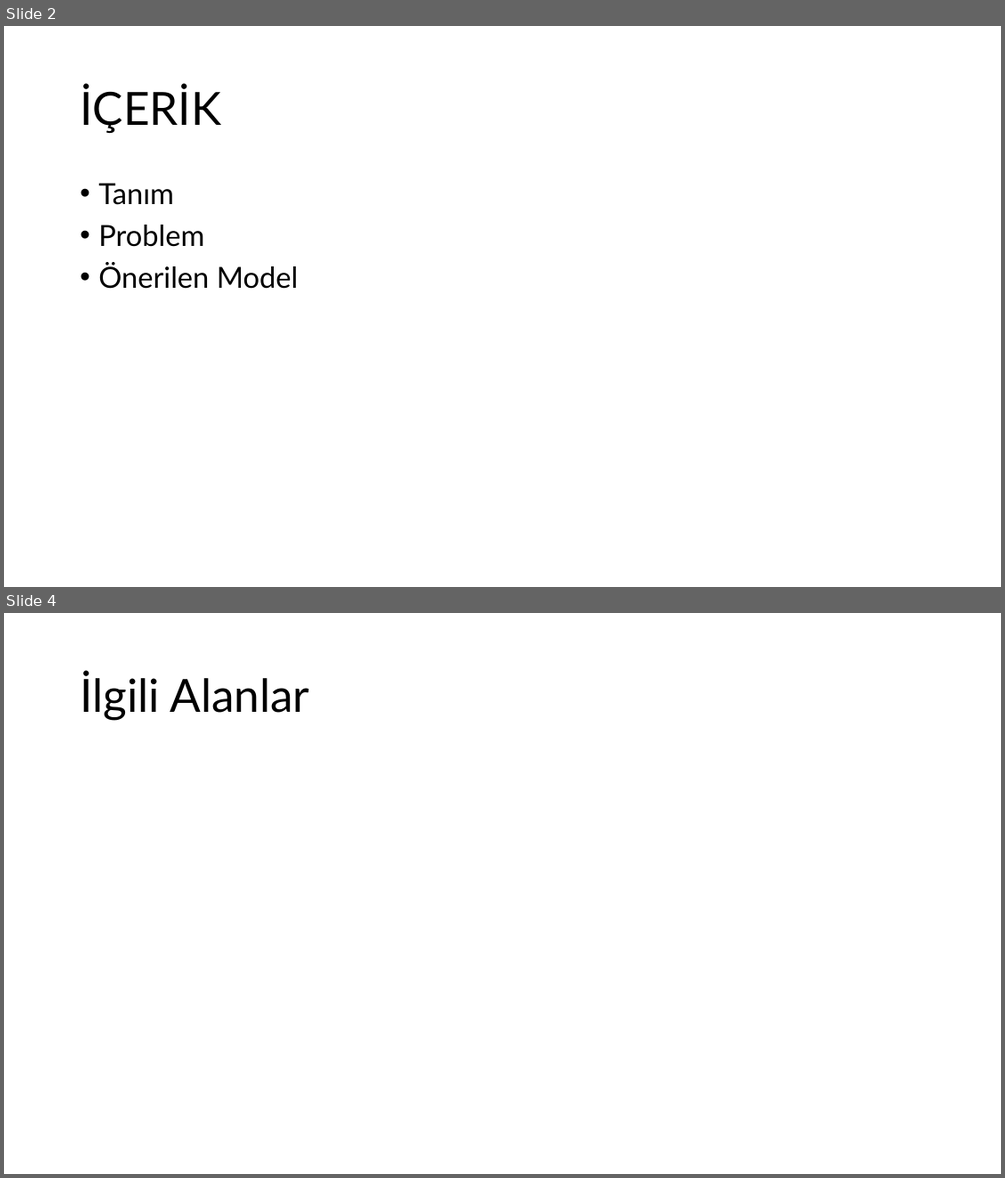
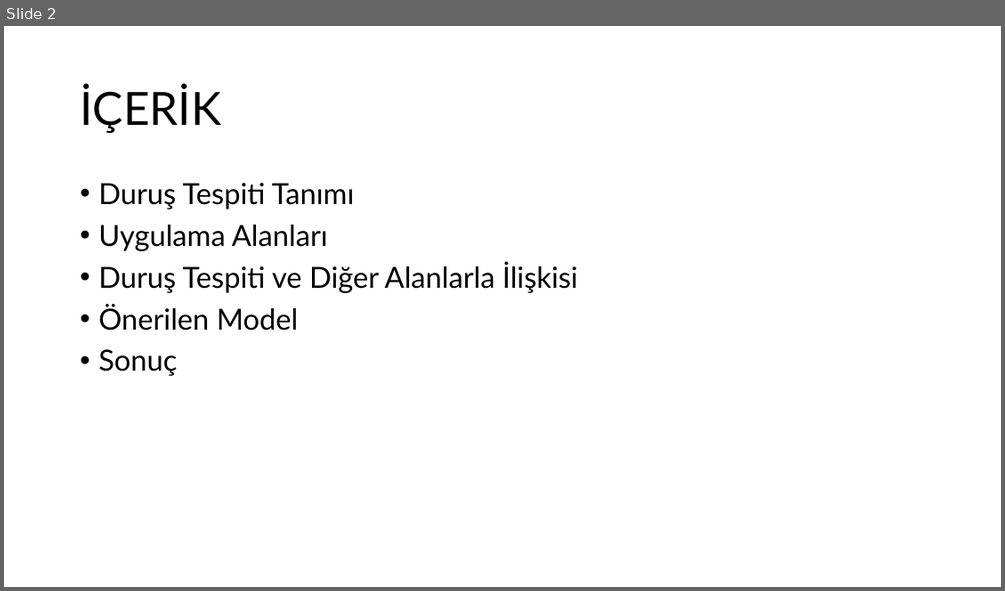
Before and after one commit to okanakvec/stance, a slide deck: ibrahim okan akvec seminer sunum.pptx. Shown one above the other, each under a label of ours: slides 2 and 4 before the commit, slide 2 after it; the slides between them are not shown. The pictures are 1005x1178 and 1005x591 pixels, drawn with LibreOffice and Linux fonts; fonts in the diff are those of the drawing. Boxes give left, top, right and bottom in pixels: in the first picture for what was removed or moved away, otherwise in the second. Text is boxed around its words. In the diff, an @@ line names an element or a change of style, - is before the commit and + after.

```diff
--- a/ibrahim okan akvec seminer sunum.pptx
+++ b/ibrahim okan akvec seminer sunum.pptx
@@ slide 4 removed at <box>4,613,1001,1174</box>, background #FFFFFF @@
@@ title removed at <box>80,672,309,720</box> @@
-İlgili Alanlar
@@ slide 2 changed as well @@
@@ text at <box>98,183,578,293</box>: text changed @@
-• Tanım
-• Problem
+• Duruş Tespiti Tanımı
+• Uygulama Alanları
+• Duruş Tespiti ve Diğer Alanlarla İlişkisi
@@ text at <box>98,349,177,376</box>: paragraph added @@
+• Sonuç
```
Also in this commit, not shown: 2 other slides changed, 5 slides added, 4 other slides removed, 2 other files.
